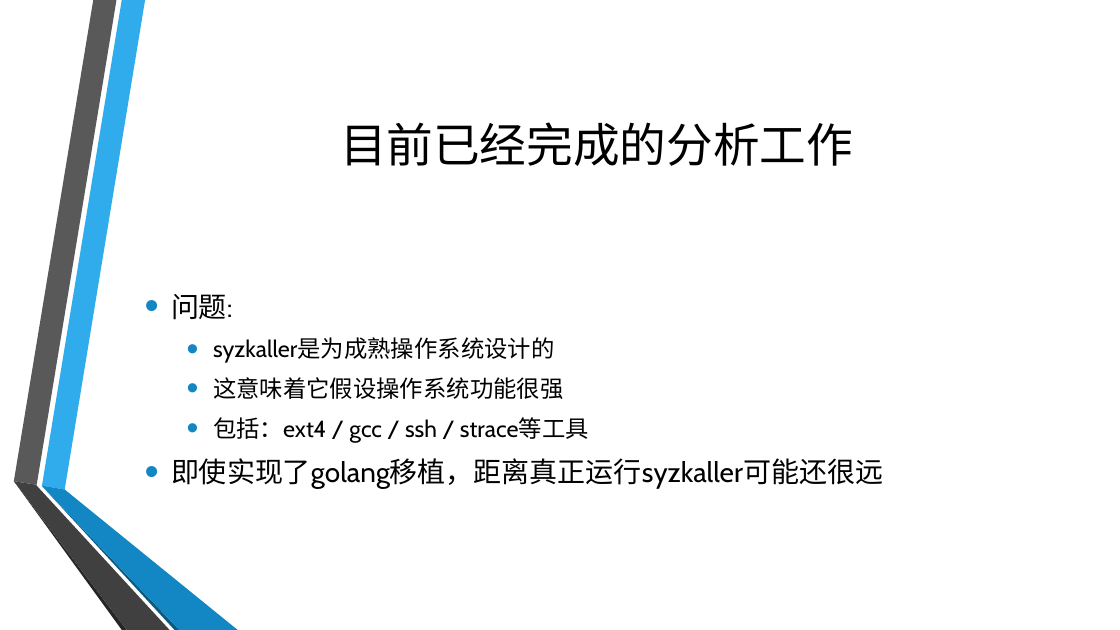
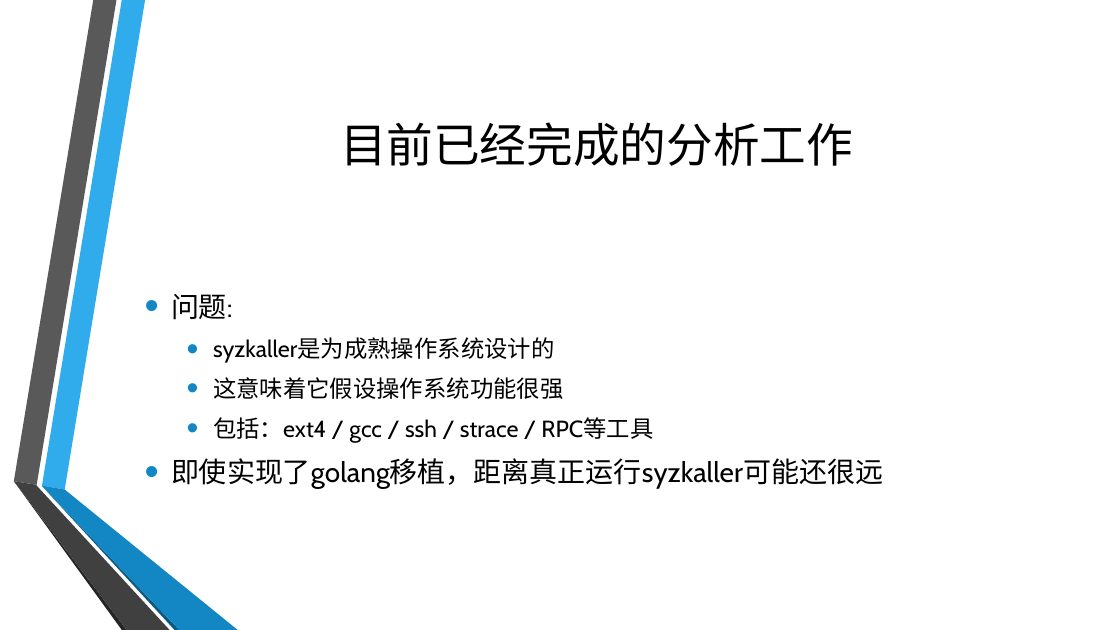
Before and after one commit to oscourse-tsinghua/OS2018spring-projects-g07, a slide deck: slide 8 of doc/mid-term.pptx. Drawn at 1120x630 pixels with LibreOffice and Linux fonts; fonts in the diff are those of the drawing; background and template pictures are left out. Boxes give left, top, right and bottom in pixels: in the first picture for what was removed or moved away, otherwise in the second. Text is boxed around its words. In the diff, an @@ line names an element or a change of style, - is before the commit and + after.

```diff
--- a/doc/mid-term.pptx
+++ b/doc/mid-term.pptx
@@ text at (x1=213, y1=417, x2=653, y2=442): text changed @@
-  • 包括：ext4 / gcc / ssh / strace等工具
+  • 包括：ext4 / gcc / ssh / strace / RPC等工具
```
Also in this commit, not shown: 1 other slide changed, 2 other files.
